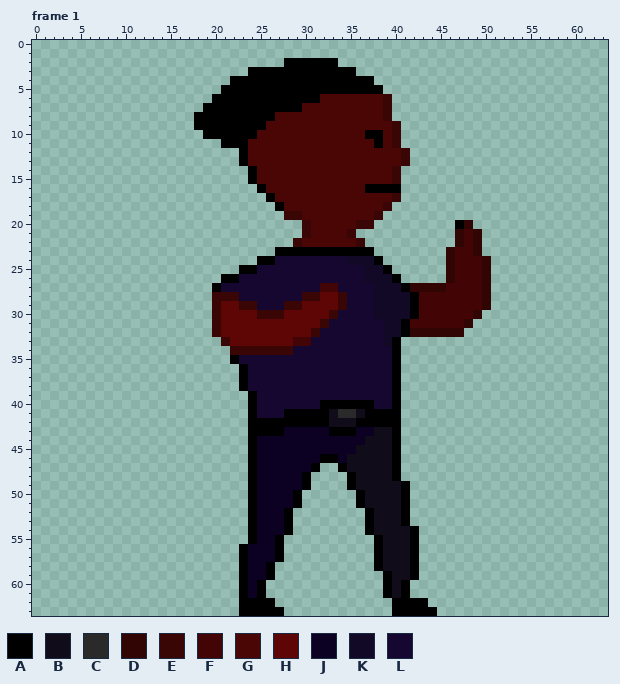
One commit to this pixel-art file: raw/SlickPunch.aseprite. The picture above is the old version.
64x64 pixels, 7 frames. Pixels under 10% opacity are left out. Colours within 5 levels of each other are drawn and written as one. Shown: frame 1. The commit also changed other frames, which this record leaves out.
Palette (. is transparent): A #000000  B #100c1a  C #2a2a2a  D #320505  E #390505  F #420404  G #4a0505  H #5e0606  J #0c0023  K #110926  L #150730
Pixels before, frame 1 (only the part around the change), first column x 10:
 0 ..................................................
 1 ..................................................
 2 ..................AAAAAA..........................
 3 ..............AAAAAAAAAAAA........................
 4 ............AAAAAAAAAAAAAAAA......................
 5 ...........AAAAAAAAAAAAAAAAAA.....................
 6 ..........AAAAAAAAAAAAGGGGGGGE....................
 7 .........AAAAAAAAAAAGGGGGGGGGE....................
 8 ........AAAAAAAAAGGGGGGGGGGGGE....................
 9 ........AAAAAAAAGGGGGGGGGGGGGGE...................
10 .........AAAAAAGGGGGGGGGGGGAAGE...................
11 ...........AAAGGGGGGGGGGGGGGAGE...................
12 .............AGGGGGGGGGGGGGGGGGE..................
13 .............AGGGGGGGGGGGGGGGGGE..................
14 ..............AGGGGGGGGGGGGGGGE...................
15 ..............AGGGGGGGGGGGGGGGE...................
16 ...............AGGGGGGGGGGGAAAA...................
17 ................AGGGGGGGGGGGGGE...................
18 .................AGGGGGGGGGGGE....................
19 ..................EEGGGGGGGGE.....................
20 ....................EGGGGGEE.........AD...........
21 ....................EGGGGE...........DFD..........
22 ...................EGGGGGGE..........DFD..........
23 .................AAAAAAAAAAA........DFFD..........
24 ...............AALLLLLLLLKKKA.......DFFFD.........
25 .............AALLLLLLLLLLLLKKA......DFFFD.........
26 ...........AALLLLLLLLLLLLLLKKKA.....DFFFD.........
27 ..........ALLLLLLLLLLLFFLLLLKKKADDDDFFFFD.........
28 ..........EEELLLLLLLEEHHELLLKKKKAFFFFFFFD.........
29 ..........EHHEELLLEEHHHHELLLKKKKAFFFFFFFD.........
30 ..........EHHHHEEEHHHHHELLLLKKKKAFFFFFFD..........
31 ..........EHHHHHHHHHHHELLLLLLKKAFFFFFFD...........
32 ..........EHHHHHHHHHHELLLLLLLKKADDDDDD............
33 ...........EHHHHHHHFFLLLLLLLLKA...................
34 ............EEEEEEELLLLLLLLLLLA...................
35 ............ALLLLLLLLLLLLLLLLLA...................
36 .............ALLLLLLLLLLLLLLLLA...................
37 .............ALLLLLLLLLLLLLLLLA...................
38 .............ALLLLLLLLLLLLLLLLA...................
39 ..............ALLLLLLLLLLLLLLLA...................
40 ..............ALLLLLLLAAAAAALLA...................
41 ..............ALLLAAAAABCCBAAAA...................
42 ..............AAAAAAAAABBBAAAAA...................
43 ..............AAAAJJJJJAAAJJBBA...................
44 ..............AJJJJJJJJJJJJBBBA...................
45 ..............AJJJJJJJJJJJBBBBA...................
46 ..............AJJJJJJJAAJBBBBBA...................
47 ..............AJJJJJJA..ABBBBBA...................
48 ..............AJJJJJA....ABBBBA...................
49 ..............AJJJJJA....ABBBBBA..................
50 ..............AJJJJA......ABBBBA..................
51 ..............AJJJJA......ABBBBA..................
52 ..............AJJJA........ABBBA..................
53 ..............AJJJA........ABBBA..................
54 ..............AJJJA........ABBBBA.................
55 ..............AJJA..........ABBBA.................
56 .............AJJJA..........ABBBA.................
57 .............AJJJA..........ABBBA.................
58 .............AJJA...........ABBBA.................
59 .............AJJA............ABBA.................
60 .............AJA.............ABA..................
61 .............AJA.............ABA..................
62 .............AAAA.............AAAA................
63 .............AAAAA............AAAAA...............
The same view after the edit:
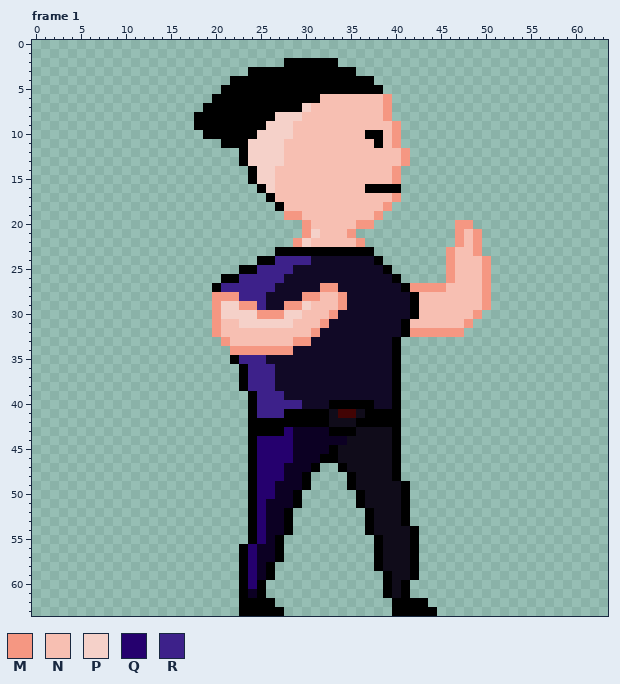
Colours new in this view: M #f59782  N #f7bfb2  P #f5d1c9  Q #25006e  R #3d218a
What changed:
Frame 1:
y 6: x 32..39 GGGGGGGE -> NNNNNNNM
y 7: x 30..39 GGGGGGGGGE -> PNNNNNNNNM
y 8: x 27..39 GGGGGGGGGGGGE -> PPPNNNNNNNNNM
y 9: x 26..40 GGGGGGGGGGGGGGE -> PPPNNNNNNNNNNNM
y 10: x 25..36 GGGGGGGGGGGG -> PPPPNNNNNNNN; x 39..40 GE -> NM
y 11: x 24..37 GGGGGGGGGGGGGG -> PPPPNNNNNNNNNN; x 39..40 GE -> NM
y 12..13: x 24..41 GGGGGGGGGGGGGGGGGE -> PPPPNNNNNNNNNNNNNM
y 14..15: x 25..40 GGGGGGGGGGGGGGGE -> PPNNNNNNNNNNNNNM
y 16: x 26..36 GGGGGGGGGGG -> PNNNNNNNNNN
y 17: x 27..40 GGGGGGGGGGGGGE -> NNNNNNNNNNNNNM
y 18: x 28..39 GGGGGGGGGGGE -> NNNNNNNNNNNM
y 19: x 28..38 EEGGGGGGGGE -> MMNNNNNNNNM
y 20: x 30..37 EGGGGGEE -> MNNNNNMM; x 47..48 AD -> MM
y 21: x 30..35 EGGGGE -> MPNNNM; x 47..49 DFD -> MNM
y 22: x 29..36 EGGGGGGE -> MPNNNNNM; x 47..49 DFD -> MNM
y 23: x 46..49 DFFD -> MNNM
y 24: x 27..34 LLLLLLLL -> RRRRKKKK; x 46..50 DFFFD -> MNNNM
y 25: x 25..36 LLLLLLLLLLLL -> RRRRKKKKKKKK; x 46..50 DFFFD -> MNNNM
y 26: x 23..36 LLLLLLLLLLLLLL -> RRRRRKKKKKKKKK; x 46..50 DFFFD -> MNNNM
y 27: x 21..37 LLLLLLLLLLLFFLLLL -> RRRRRRKKKKKMMKKKK; x 42..50 DDDDFFFFD -> MMMMNNNNM
y 28: x 20..37 EEELLLLLLLEEHHELLL -> MMMRRRKKKKMMNNMKKK; x 43..50 FFFFFFFD -> NNNNNNNM
y 29: x 20..37 EHHEELLLEEHHHHELLL -> MPPMMRKKMMPNNNMKKK; x 43..50 FFFFFFFD -> NNNNNNNM
y 30: x 20..37 EHHHHEEEHHHHHELLLL -> MPPPPMMMPPNNNMKKKK; x 43..49 FFFFFFD -> NNNNNNM
y 31: x 20..38 EHHHHHHHHHHHELLLLLL -> MNNPPPPPPNNNMKKKKKK; x 42..48 FFFFFFD -> NNNNNNM
y 32: x 20..38 EHHHHHHHHHHELLLLLLL -> MNNNNNNNNNNMKKKKKKK; x 42..47 DDDDDD -> MMMMMM
y 33: x 21..38 EHHHHHHHFFLLLLLLLL -> MNNNNNNNMMKKKKKKKK
y 34: x 22..39 EEEEEEELLLLLLLLLLL -> MMMMMMMKKKKKKKKKKK
y 35: x 23..39 LLLLLLLLLLLLLLLLL -> RRRKKKKKKKKKKKKKK
y 36..38: x 24..39 LLLLLLLLLLLLLLLL -> RRRKKKKKKKKKKKKK
y 39: x 25..39 LLLLLLLLLLLLLLL -> RRRKKKKKKKKKKKK
y 40: x 25..32 LLLLLLLA -> RRRRRKKK; x 38..39 LL -> KK
y 41: x 25..27 LLL -> RRR; x 34..35 CC -> FF
y 43: x 28 J -> Q; x 36..37 JJ -> BB
y 44: x 25..28 JJJJ -> QQQQ; x 35..36 JJ -> BB
y 45: x 25..28 JJJJ -> QQQQ; x 33..35 JJJ -> ABB
y 46: x 25..28 JJJJ -> QQQQ; x 34 J -> B
y 47..48: x 25..27 JJJ -> QQQ
y 49..50: x 25..26 JJ -> QQ
y 51..55: x 25 J -> Q
y 56..60: x 24 J -> Q
Where, in picture pixels (left, top, right, bottom), the same in both pictures:
changed: (212, 94, 491, 589)
